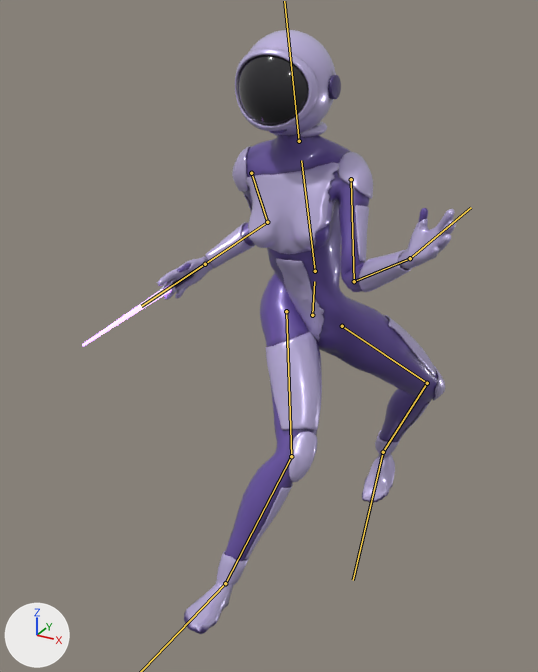
Before and after pictures for a commit that changed the glTF model inner-restore/public/static/models/diver.glb.
One viewpoint serves both versions: a camera (50 mm lens) standing at (0.909, -1.943, 1.832) and looking at (-0.112, -0.087, 0.904). Lighting does not change. The marker at lower left points along +X, +Y and +Z. The picture after the commit comes second. Both versions are drawn at frame 8 of the action 'run'; the numbers are the values there. The bones that bend it are drawn over the model as lines.

The first picture shows 'body', 'helmet', 'tool'.
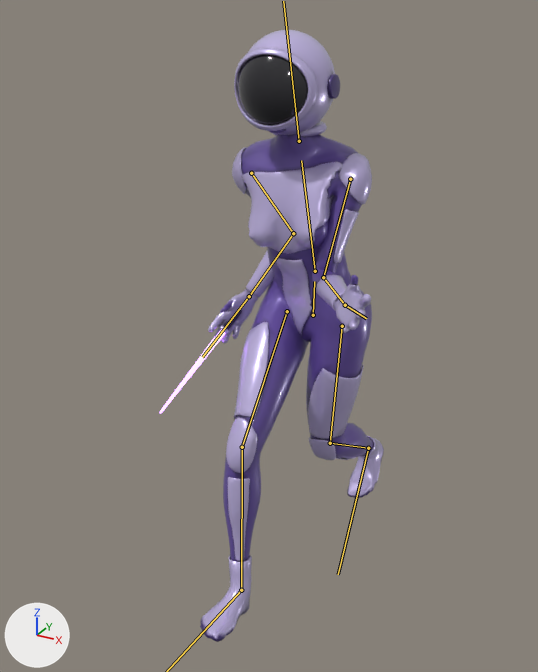
Where the change shows, as pixel boxes (x1, y1, x2, y2) in the pictures (538 x 672 px):
'body', posed (38% narrower)
    before: (157, 129, 456, 634)
    after: (200, 129, 384, 642)
'helmet', posed
    before: (235, 30, 341, 137)
    after: (234, 30, 340, 137)
'tool', posed (26% narrower, 46% taller)
    before: (82, 275, 194, 346)
    after: (159, 310, 242, 414)
bone 'pelvis', root to tip
    before: (312, 315) to (314, 281)
    after: (313, 315) to (314, 281)
bone 'upperArmL', root to tip
    before: (351, 179) to (354, 281)
    after: (350, 179) to (323, 277)
bone 'foreArmL', root to tip
    before: (354, 281) to (410, 258)
    after: (323, 277) to (345, 305)
bone 'upperArmR', root to tip
    before: (251, 173) to (267, 222)
    after: (251, 173) to (293, 233)
bone 'foreArmR', root to tip
    before: (267, 222) to (205, 264)
    after: (293, 233) to (249, 296)
bone 'thighL', root to tip
    before: (342, 326) to (427, 383)
    after: (342, 326) to (330, 443)
bone 'shinL', root to tip
    before: (427, 383) to (383, 452)
    after: (330, 443) to (368, 448)
bone 'footL', root to tip
    before: (383, 452) to (353, 580)
    after: (368, 448) to (338, 574)
bone 'thighR', root to tip
    before: (286, 311) to (291, 456)
    after: (287, 311) to (242, 447)

The change in detail:
Bone 'pelvis' (bone_pelvis) moves from (0.004, -0.055, -0.01) to (0.005, -0.055, -0.01).
Bone 'pelvis' (bone_pelvis) turns from (6, -10, 0) to (5, -11, 0) degrees about its own x, y and z.
Bone 'chest' (bone_chest) turns from (7, 10, 0) to (7, 12, -1) degrees about its own x, y and z.
Bone 'upperArmL' (bone_upperarml) turns from (-44, -15, 7) to (-55, 0, 21) degrees about its own x, y and z.
Bone 'foreArmL' (bone_forearml) turns from (12, -45, -82) to (1, -36, -56) degrees about its own x, y and z.
Bone 'upperArmR' (bone_upperarmr) turns from (7, -12, -44) to (-10, -12, -56) degrees about its own x, y and z.
Bone 'foreArmR' (bone_forearmr) turns from (2, 37, 60) to (-3, 28, 43) degrees about its own x, y and z.
Bone 'thighL' (bone_thighl) turns from (95, -43, -109) to (2, 7, 15) degrees about its own x, y and z.
Bone 'shinL' (bone_shinl) turns from (42, -5, 13) to (41, -5, 13) degrees about its own x, y and z.
Bone 'footL' (bone_footl) turns from (8, 61, 93) to (-10, 1, -28) degrees about its own x, y and z.
Bone 'thighR' (bone_thighr) turns from (-109, -54, 83) to (-53, -21, 11) degrees about its own x, y and z.
Bone 'footR' (bone_footr) turns from (35, 11, 76) to (3, -3, 19) degrees about its own x, y and z.
